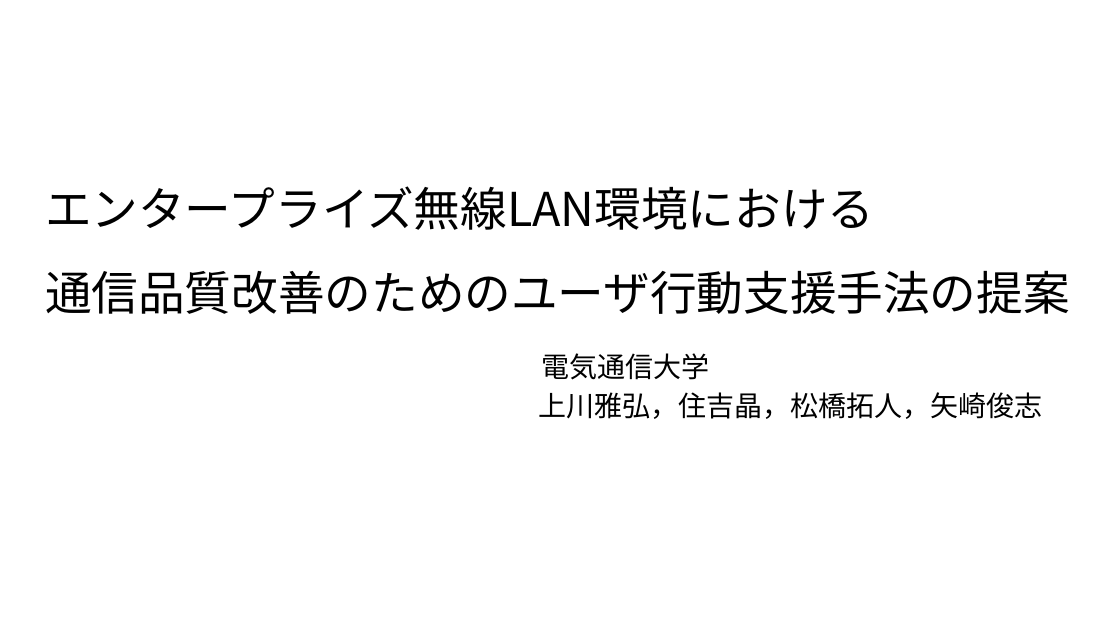
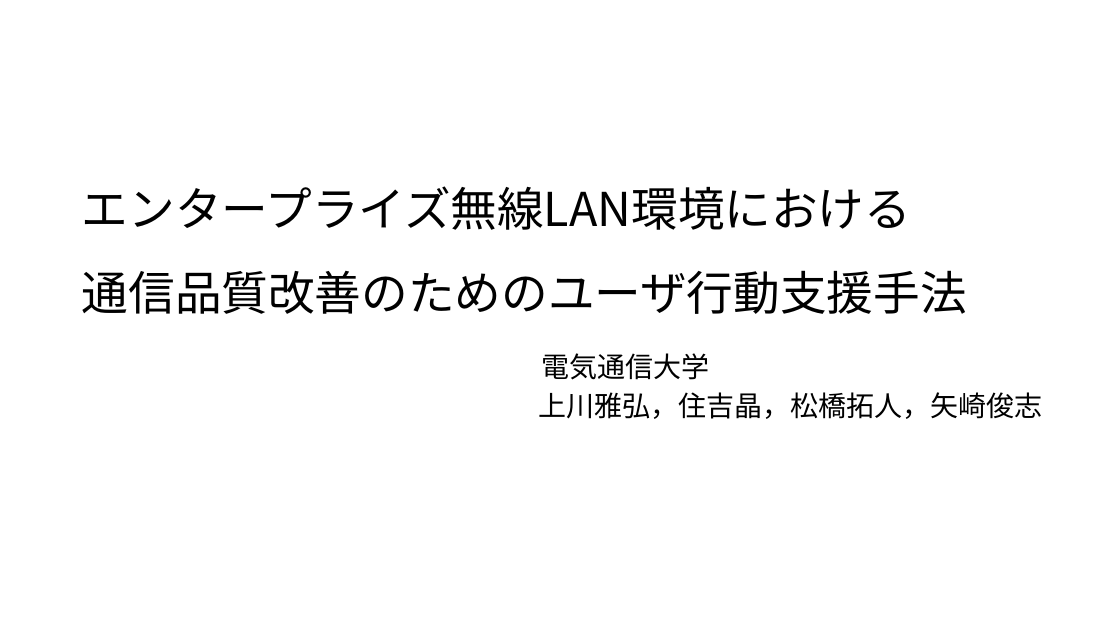
Before and after one commit to M-K-1218/kamikawa_2025_Midterm_Presentation, a slide deck: slide 1 of 発表用スライド_中間発表.pptx. Drawn at 1120x630 pixels with LibreOffice and Linux fonts; fonts in the diff are those of the drawing. Boxes give left, top, right and bottom in pixels: in the first picture for what was removed or moved away, otherwise in the second. Text is boxed around its words. In the diff, an @@ line names an element or a change of style, - is before the commit and + after.

Commit message:
スライドの変更

```diff
--- a/発表用スライド_中間発表.pptx
+++ b/発表用スライド_中間発表.pptx
@@ title at (82,186,967,314): text changed @@
-エンタープライズ無線LAN環境における
-通信品質改善のためのユーザ行動支援手法の提案
+エンタープライズ無線LAN環境における
+通信品質改善のためのユーザ行動支援手法
```
Also in this commit, not shown: 3 other slides changed, 1 slide removed.
